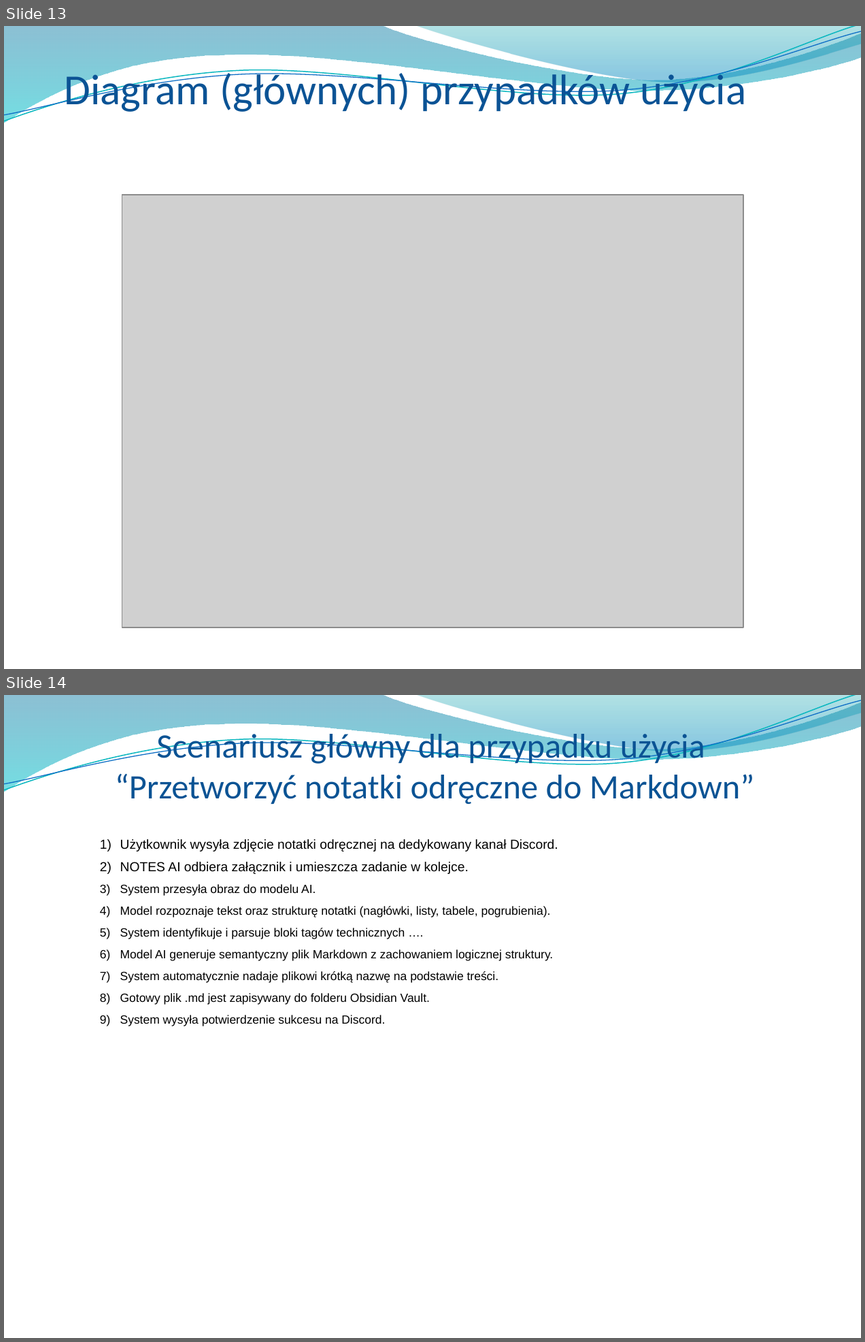
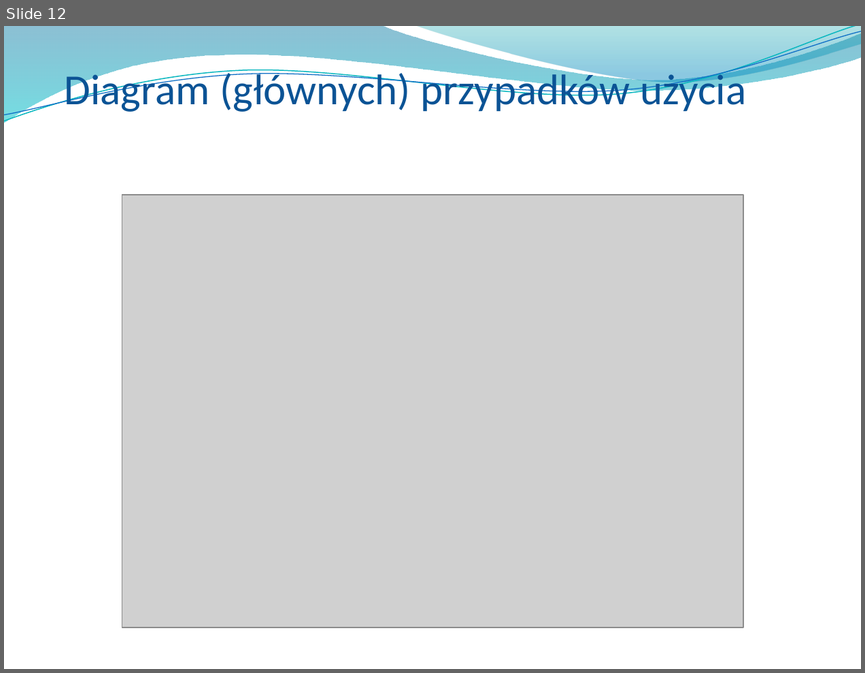
Before and after one commit to Manomenu/okno-mpsi-2026, a slide deck: Przeglad_koncowy_notes_ai.pptx. Shown one above the other, each under a label of ours: slides 13 and 14 before the commit, slide 12 after it. The pictures are 865x1342 and 865x673 pixels, drawn with LibreOffice and Linux fonts; fonts in the diff are those of the drawing; grey boxes stand for pictures; background and template pictures are left out. Boxes give left, top, right and bottom in pixels: in the first picture for what was removed or moved away, otherwise in the second. Text is boxed around its words. In the diff, an @@ line names an element or a change of style, - is before the commit and + after.

```diff
--- a/Przeglad_koncowy_notes_ai.pptx
+++ b/Przeglad_koncowy_notes_ai.pptx
@@ slide 14 removed at [4,695,861,1338], background picture (left out); not listed: 4 template elements that a slide beside it also shows @@
@@ title removed at [115,729,755,804] @@
-Scenariusz główny dla przypadku użycia
-“Przetworzyć notatki odręczne do Markdown”
@@ text removed at [120,839,558,1026] @@
-1) Użytkownik wysyła zdjęcie notatki odręcznej na dedykowany kanał Discord.
-2) NOTES AI odbiera załącznik i umieszcza zadanie w kolejce.
-3) System przesyła obraz do modelu AI.
-4) Model rozpoznaje tekst oraz strukturę notatki (nagłówki, listy, tabele, pogrubienia).
-5) System identyfikuje i parsuje bloki tagów technicznych ….
-6) Model AI generuje semantyczny plik Markdown z zachowaniem logicznej struktury.
-7) System automatycznie nadaje plikowi krótką nazwę na podstawie treści.
-8) Gotowy plik .md jest zapisywany do folderu Obsidian Vault.
-9) System wysyła potwierdzenie sukcesu na Discord.
@@ what was slide 13 is now slide 12 @@
@@ slide 12 changed as well @@
@@ freeform shape at [4,26,861,126]: outline redrawn @@
```
Also in this commit, not shown: 61 other slides changed, 1 slide added, 1 other file.
